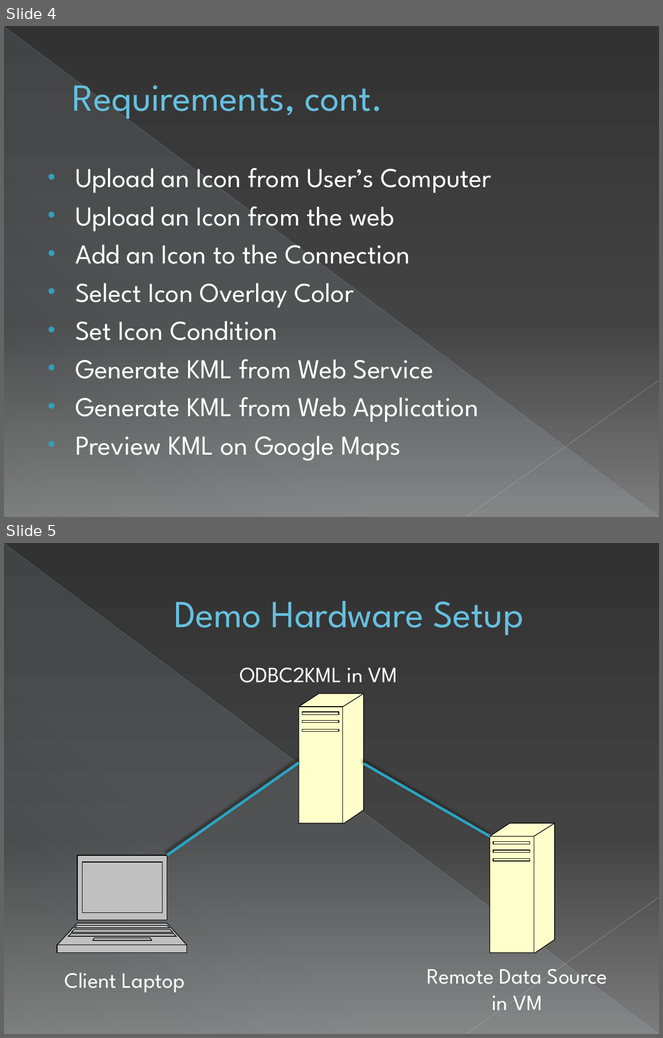
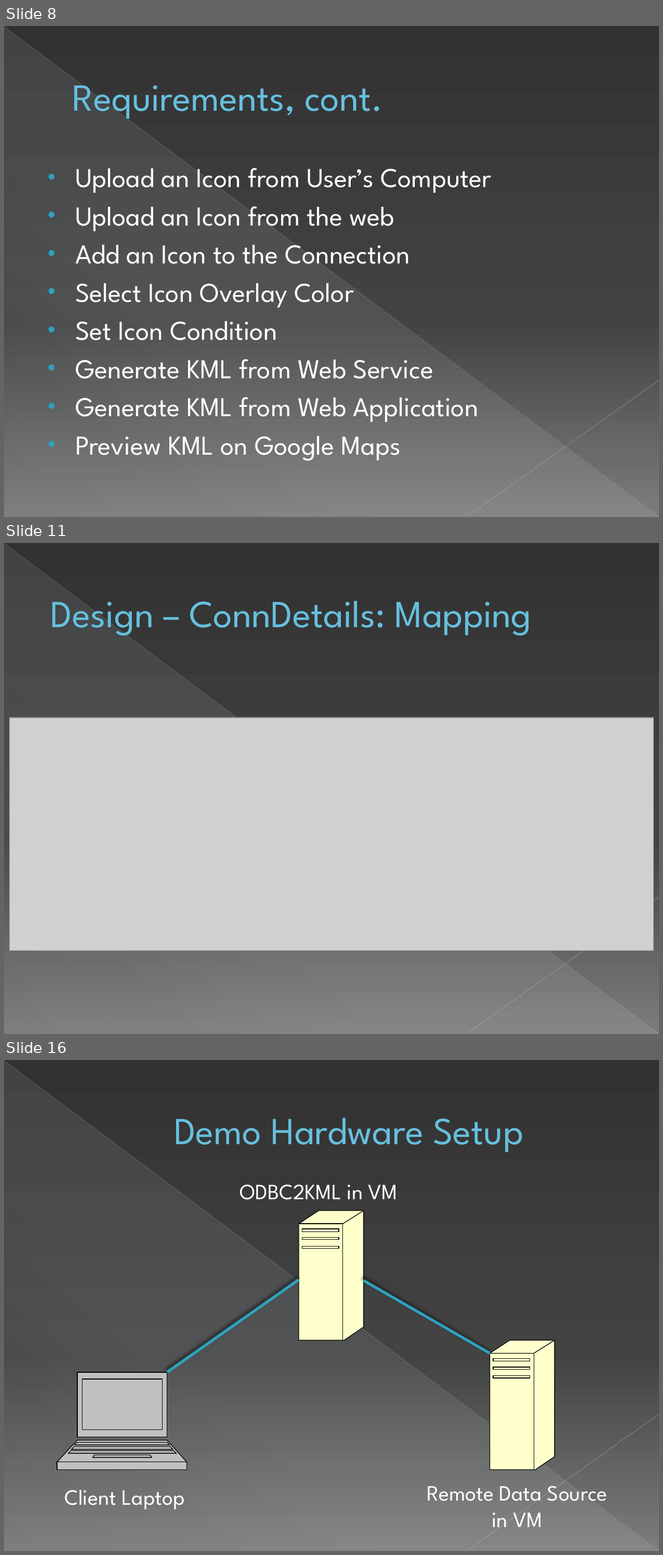
Before and after one commit to sweenr/odbc2kml, a slide deck: docs/ODBC2KML Demo Slides.pptx. Shown one above the other, each under a label of ours: slides 4 and 5 before the commit, slides 8, 11 and 16 after it; the slides between them are not shown. The pictures are 663x1038 and 663x1555 pixels, drawn with LibreOffice and Linux fonts; fonts in the diff are those of the drawing; grey boxes stand for pictures. Boxes give left, top, right and bottom in pixels: in the first picture for what was removed or moved away, otherwise in the second. Text is boxed around its words. In the diff, an @@ line names an element or a change of style, - is before the commit and + after.

```diff
--- a/docs/ODBC2KML Demo Slides.pptx
+++ b/docs/ODBC2KML Demo Slides.pptx
@@ slide 11 added at [4, 543, 659, 1034], background gradient #333333 to #444444 to #7D7D7D; not listed: 3 template elements that a slide beside it also shows @@
@@ title added at [51, 601, 532, 636], 42 pt, text #66C0E0 @@
+Design – ConnDetails: Mapping
@@ picture added at [9, 718, 653, 951] @@
@@ what was slide 4 is now slide 8 @@
@@ what was slide 5 is now slide 16 @@
```
Also in this commit, not shown: 10 other slides added.
